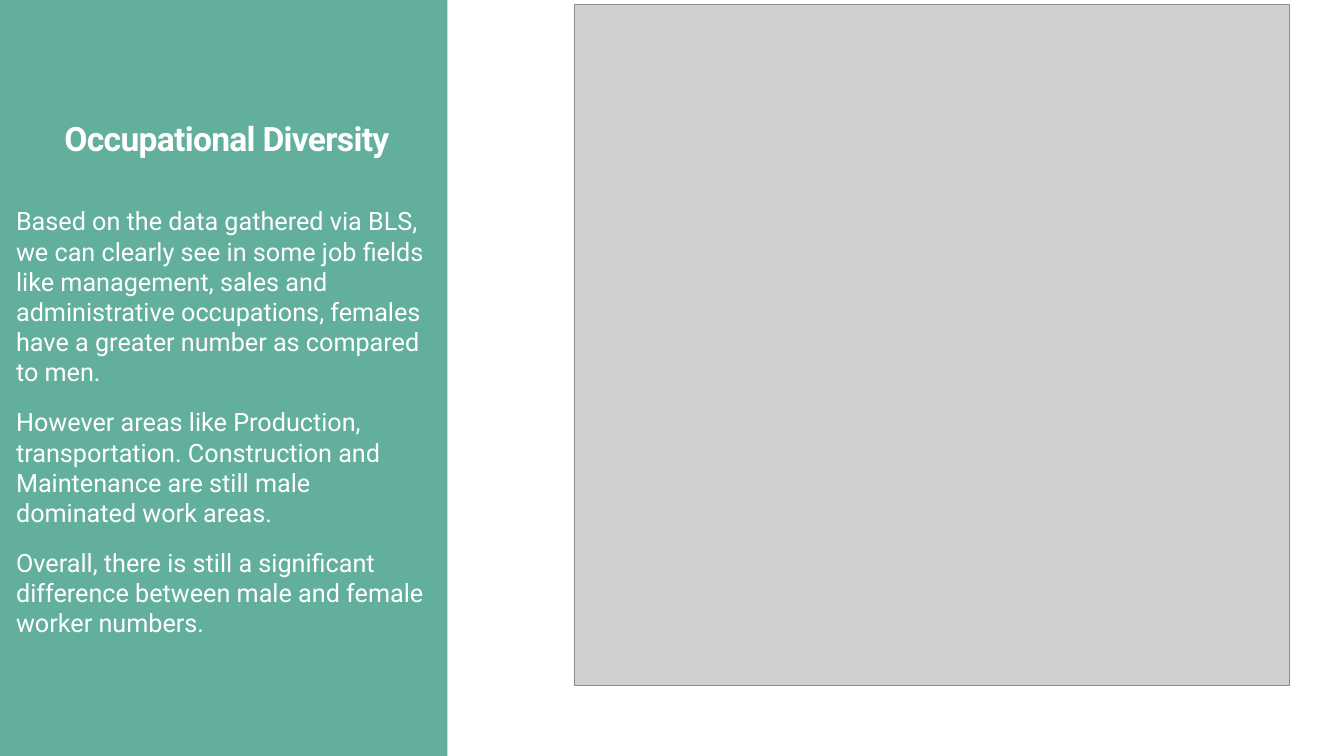
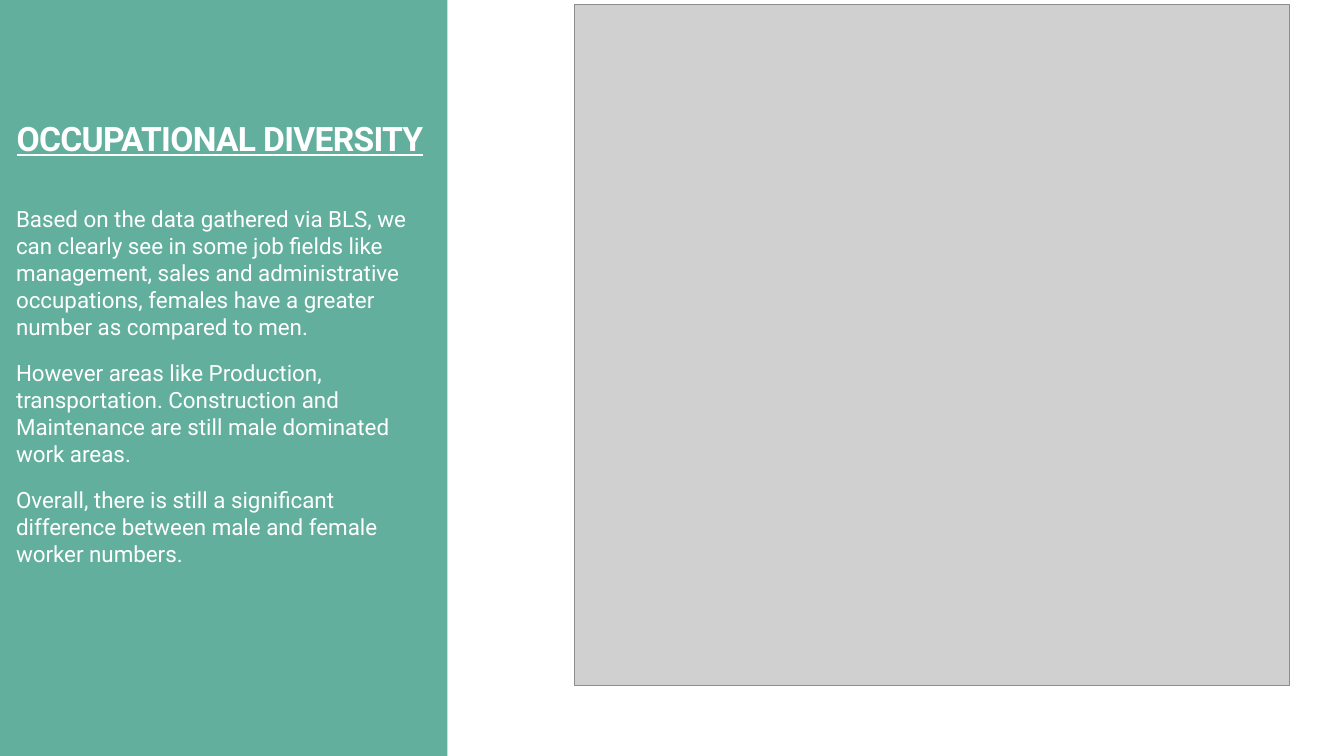
Before and after one commit to euphoniey/Project_1-team-2, a slide deck: slide 5 of Employment statistics REVA - Team 2 (1).pptx (slide 4 before the commit). Drawn at 1344x756 pixels with LibreOffice and Linux fonts; fonts in the diff are those of the drawing; grey boxes stand for pictures. Boxes give left, top, right and bottom in pixels: in the first picture for what was removed or moved away, otherwise in the second. Text is boxed around its words. In the diff, an @@ line names an element or a change of style, - is before the commit and + after.

```diff
--- a/Employment statistics REVA - Team 2 (1).pptx
+++ b/Employment statistics REVA - Team 2 (1).pptx
@@ title at [17,127,423,156]: text changed @@
-Occupational Diversity
+OCCUPATIONAL DIVERSITY
@@ text "Based on the data gathered ..." at [16,210,406,562]: size 18 to 16 pt @@
```
Also in this commit, not shown: 7 other slides changed, 2 slides added, 1 other file.
